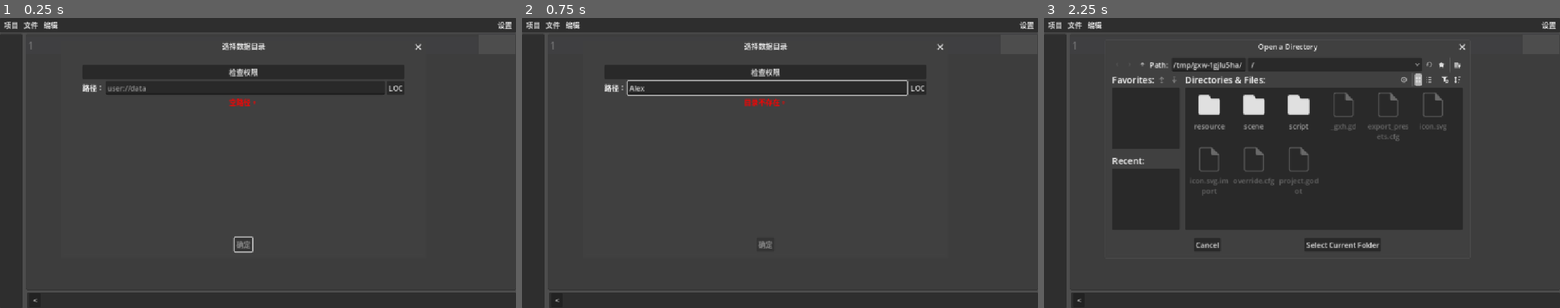
Above: before the commit, frames 1-3 (left to right).
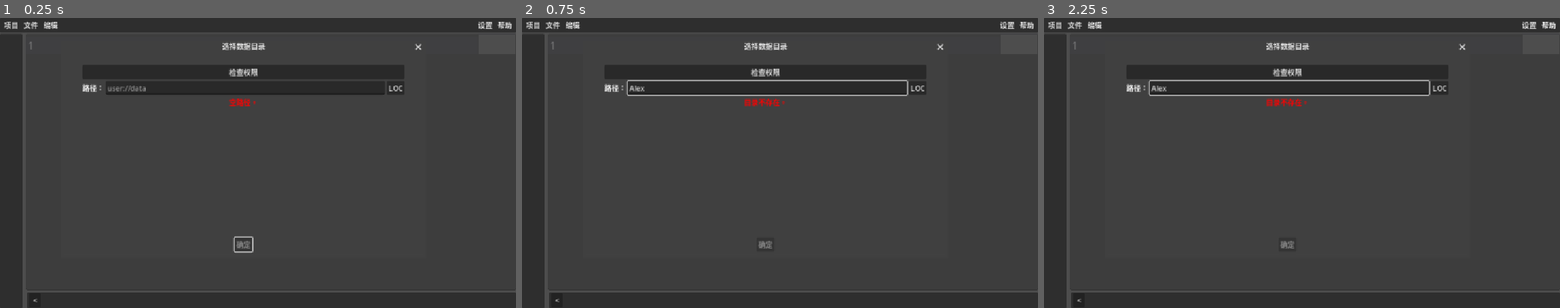
Above: after the commit, the same moments.

Repository: Paotons/MCfun
Game: Godot game, scene res://scene/Edit.tscn
Same seed, same stepped clock (60 frames per second), same inputs: the game is played once before the commit and once after it. This scene is started directly instead of the project's main scene.
Inputs (mouse positions are in pixels of both pictures, inside the frame that each line leads up to):
- Up to frame 1 (0.25 s): no input
- Up to frame 2 (0.75 s): click (769, 87) at 0.52 s; type "Alex" at 0.6 s
- Up to frame 3 (2.25 s): click "文件" at 1.25 s; click "LOC" (after the commit: "帮助") at 2 s

The runs differ from the first frame. In frame 1, 0.1% of the frame differs, in the area x 92-100%, y 1-4%; in frame 2, 0.1%; in frame 3, 3.6%, in the area x 13-100%, y 1-80%.
Error in both runs: Invalid call. Nonexistent function 'get_project_config' in base 'Nil'. (res://scene/Edit.tscn::GDScript_r0du0:50)

Commit message:
Added helper window

Diff:
--- a/project.godot
+++ b/project.godot
@@ -12,7 +12,7 @@
 
 config/name="MCfun"
 config/description="MCfun 是一个为 Minecraft 玩家设计的智能指令编辑工具。它不仅是一个编辑器，更是一个完整的语法解析引擎——能够理解 Minecraft 指令的语法结构，实时提供补全建议，并高亮显示每条指令的各个部分。"
-config/version="0.7.3-beta.0"
+config/version="0.8.0-alpha.0"
 run/main_scene="uid://cbhgotylj3fjg"
 config/features=PackedStringArray("4.6", "Mobile")
 config/icon="uid://sv55didabwke"
--- /dev/null
+++ b/resource/helper/for/config.cfg
@@ -0,0 +1,2 @@
+[title]
+title="全局"
--- /dev/null
+++ b/resource/helper/for/mcfun/config.cfg
@@ -0,0 +1,2 @@
+[title]
+title="MCfun"
--- /dev/null
+++ b/resource/helper/start/config.cfg
@@ -0,0 +1,2 @@
+[title]
+title="入门"
--- /dev/null
+++ b/resource/helper/start/first/config.cfg
@@ -0,0 +1,2 @@
+[title]
+title="创建第一个项目"
--- a/scene/Edit.tscn
+++ b/scene/Edit.tscn
@@ -4,6 +4,7 @@
 [ext_resource type="Script" uid="uid://c56tb0y6fuj01" path="res://scene/file_list_container.gd" id="1_w0n44"]
 [ext_resource type="PackedScene" uid="uid://daio2odmv7kgw" path="res://scene/edit_window/setting.tscn" id="5_pdkdi"]
 [ext_resource type="PackedScene" uid="uid://qyqgjfqhms20" path="res://scene/project_window/setting.tscn" id="6_w0n44"]
+[ext_resource type="PackedScene" uid="uid://bdehv7qu4feyt" path="res://scene/helper/window.tscn" id="7_vsmy6"]
 [ext_resource type="PackedScene" uid="uid://b1mh5o58v8e5g" path="res://scene/file_window/file_system.tscn" id="8_qyh5x"]
 [ext_resource type="PackedScene" uid="uid://diyi5chw3itl4" path="res://scene/project_window/export_setting.tscn" id="9_kijkp"]
 
@@ -643,6 +644,11 @@
 flat = true
 script = SubResource("GDScript_yiwpq")
 window = NodePath("../../../../../EditSetting")
+
+[node name="Helper" type="Button" parent="Base/MarginContainer/MarginContainer/HBoxContainer" unique_id=1150918165]
+layout_mode = 2
+text = "帮助"
+flat = true
 
 [node name="HSplitContainer" type="HSplitContainer" parent="Base" unique_id=2146239094]
 layout_mode = 2
@@ -700,28 +706,6 @@
 script = SubResource("GDScript_r0du0")
 _error_hint_label = NodePath("../MarginContainer2/HBoxContainer/error_hint")
 grammar_directory = "res://resource/grammar/default"
-double_input_char_map = null
-double_input_disabled = null
-double_input_interval_time = null
-max_code_expleation = null
-spaceitem_expleation_included_space = null
-color_default = null
-color_key_word = null
-color_number = null
-color_member = null
-color_point_path_mumber = null
-color_option = null
-color_error_option = null
-color_bool = null
-color_selector = null
-color_space = null
-color_stringname = null
-color_string = null
-color_special = null
-color_coord_x = null
-color_coord_y = null
-color_coord_z = null
-color_coord_w = null
 _test_data = "\"   @e [type=hh:gg]\""
 metadata/_custom_type_script = "uid://qbixiwedac0a"
 
@@ -805,6 +789,9 @@
 
 [node name="FileSystem" parent="." unique_id=816334499 instance=ExtResource("8_qyh5x")]
 visible = false
+wrap_controls = true
+transient = true
+exclusive = true
 
 [node name="FileSaveOptionWindow" type="AcceptDialog" parent="." unique_id=956868818]
 oversampling_override = 1.0
@@ -818,7 +805,11 @@
 [node name="ProjectExportSetting" parent="." unique_id=1489223026 instance=ExtResource("9_kijkp")]
 visible = false
 
+[node name="HelperWindow" parent="." unique_id=1477635680 instance=ExtResource("7_vsmy6")]
+visible = false
+
 [connection signal="project_initial_finished" from="." to="Base/HSplitContainer/VBoxContainer2/CodeEdit" method="_on_edit_project_initial_finished"]
+[connection signal="pressed" from="Base/MarginContainer/MarginContainer/HBoxContainer/Helper" to="HelperWindow" method="popup_centered_clamped"]
 [connection signal="closed" from="Base/HSplitContainer/FileList/MarginContainer/FileListContainer" to="Base/HSplitContainer/VBoxContainer2/CodeEdit" method="_on_file_list_container_closed"]
 [connection signal="saved" from="Base/HSplitContainer/FileList/MarginContainer/FileListContainer" to="Base/HSplitContainer/VBoxContainer2/CodeEdit" method="_on_file_list_container_saved"]
 [connection signal="selected_changed" from="Base/HSplitContainer/FileList/MarginContainer/FileListContainer" to="Base/HSplitContainer/VBoxContainer2/CodeEdit" method="_on_file_list_container_selected_changed"]
--- a/scene/Project.tscn
+++ b/scene/Project.tscn
@@ -5,6 +5,21 @@
 [ext_resource type="PackedScene" uid="uid://q873r67430sn" path="res://scene/project_window/load.tscn" id="3_7wlok"]
 [ext_resource type="PackedScene" uid="uid://daio2odmv7kgw" path="res://scene/edit_window/setting.tscn" id="4_5kpg8"]
 [ext_resource type="PackedScene" uid="uid://cxl3ruqkak64o" path="res://scene/file_window/mcfunction_coper.tscn" id="5_jsxg6"]
+[ext_resource type="PackedScene" uid="uid://bdehv7qu4feyt" path="res://scene/helper/window.tscn" id="6_ivmrw"]
+
+[sub_resource type="GDScript" id="GDScript_ivmrw"]
+script/source = "extends Button
+
+func _ready() -> void:
+	if ProjectManager.get_project_count() != 0:
+		return
+
+	if not FileSystem.is_initialed():
+		await FileSystem.initial_finished
+	await get_tree().process_frame
+	await get_tree().process_frame # 等待界面布局
+	pressed.emit()
+"
 
 [sub_resource type="GDScript" id="GDScript_t4e8x"]
 script/source = "extends VBoxContainer
@@ -173,6 +188,11 @@
 layout_mode = 2
 text = "复制"
 
+[node name="Helper" type="Button" parent="VBoxContainer/MarginContainer2/MarginContainer/HBoxContainer" unique_id=1040555496]
+layout_mode = 2
+text = "帮助"
+script = SubResource("GDScript_ivmrw")
+
 [node name="MarginContainer3" type="MarginContainer" parent="VBoxContainer" unique_id=1372849124]
 layout_mode = 2
 size_flags_vertical = 3
@@ -231,6 +251,9 @@
 visible = false
 
 [node name="MCFunctionCoperWindow" parent="." unique_id=969437798 instance=ExtResource("5_jsxg6")]
+visible = false
+
+[node name="HelperWindow" parent="." unique_id=1477635680 instance=ExtResource("6_ivmrw")]
 visible = false
 
 [connection signal="pressed" from="VBoxContainer/MarginContainer/HBoxContainer/Button" to="AboutMe" method="popup_centered_clamped"]
@@ -238,6 +261,7 @@
 [connection signal="pressed" from="VBoxContainer/MarginContainer2/MarginContainer/HBoxContainer/Load" to="LoadProjectWindow" method="popup_centered_clamped"]
 [connection signal="pressed" from="VBoxContainer/MarginContainer2/MarginContainer/HBoxContainer/Setting" to="EditSetting" method="popup_centered_clamped"]
 [connection signal="pressed" from="VBoxContainer/MarginContainer2/MarginContainer/HBoxContainer/Coper" to="MCFunctionCoperWindow" method="popup_centered_clamped"]
+[connection signal="pressed" from="VBoxContainer/MarginContainer2/MarginContainer/HBoxContainer/Helper" to="HelperWindow" method="popup_centered_clamped"]
 [connection signal="project_pressed" from="VBoxContainer/MarginContainer3/HSplitContainer/MarginContainer/ProjectList" to="VBoxContainer/MarginContainer3/HSplitContainer/MarginContainer2/VBoxContainer/Edit" method="_on_project_list_project_pressed"]
 [connection signal="selected_project_changed" from="VBoxContainer/MarginContainer3/HSplitContainer/MarginContainer/ProjectList" to="VBoxContainer/MarginContainer3/HSplitContainer/MarginContainer2/VBoxContainer/Edit" method="_on_project_list_selected_project_changed"]
 [connection signal="selected_project_changed" from="VBoxContainer/MarginContainer3/HSplitContainer/MarginContainer/ProjectList" to="VBoxContainer/MarginContainer3/HSplitContainer/MarginContainer2/VBoxContainer/Remove" method="_on_project_list_selected_project_changed"]
--- a/scene/edit_window/setting.tscn
+++ b/scene/edit_window/setting.tscn
@@ -229,6 +229,7 @@
 title = "设置"
 position = Vector2i(0, 36)
 size = Vector2i(1152, 648)
+wrap_controls = true
 transient = true
 exclusive = true
 script = ExtResource("1_h0p1a")
--- a/scene/file_tree.gd
+++ b/scene/file_tree.gd
@@ -3,9 +3,9 @@
 ## 文件树。
 
 ## 根节点路径。
-var root_path : String
+@export_dir() var root_path : String
 ## 根节点名称。
-var root_name : String
+@export var root_name : String
 
 ## 更新树。
 func update_tree_item() -> void:
--- a/scene/file_window/mcfunction_coper.tscn
+++ b/scene/file_window/mcfunction_coper.tscn
@@ -32,6 +32,8 @@
 title = "复制函数"
 position = Vector2i(0, 36)
 size = Vector2i(1152, 648)
+transient = true
+exclusive = true
 script = ExtResource("1_60atu")
 
 [node name="Panel" type="Panel" parent="." unique_id=120441995]
--- /dev/null
+++ b/scene/helper/rich_text_label.gd
@@ -0,0 +1,41 @@
+@tool
+class_name HelperRichTextLabel
+extends RichTextLabel
+
+enum MetaType {
+	## 普通。
+	NORMAL,
+	## 跳转到文件，[get_meta_value] 含有 [code]file[/code]。
+	GOTO_FILE,
+}
+
+const _GOTO_FILE_COLOR := Color("788bac")
+
+var _title_color : String
+
+func _ready() -> void:
+	_title_color = "[left][font_size=24][color=#1562a3]"
+	set_helper_text(text)
+
+static var _goto_file_regex := RegEx.create_from_string(r"\[file (?<file>[\p{L}\p{Pc}:./]+)\]")
+func set_helper_text(value : String) -> void:
+	value = value.replace("[title]", _title_color).replace("[/title]", "[/color][/font_size][/left]").\
+		replace("[code]", "[color=#fd4f00]").replace("[/code]", "[/color]")
+	var offset := 0
+	while true:
+		var result := _goto_file_regex.search(value, offset)
+		if result == null:
+			break
+		var file := result.get_string("file")
+		value = value.substr(0, result.get_start()) + "[url=**goto file-" + file + "**][color=#788bac]" + file + "[/color][/url]" + value.substr(result.get_end())
+		offset = result.get_start() + file.length() + 41 # 字符串增长 41
+	set_text(value)
+
+## 返回 [code]url[/code]引起的值。[br]
+## 一定含有 [code]type,text[/code]。
+func get_meta_value(meta : String) -> Dictionary:
+	var l := meta.length()
+	if not (meta.begins_with("**") and meta.ends_with("**") and l > 4):
+		return {"type" : MetaType.NORMAL, "text" : meta}
+	return {"type" : MetaType.GOTO_FILE, "text" : meta.substr(12, l - 14), "file" : meta.substr(12, l - 14) } if meta.begins_with("**goto file-") else \
+		{"type" : MetaType.NORMAL, "text" : meta}
--- /dev/null
+++ b/scene/helper/window.gd
@@ -0,0 +1,3 @@
+class_name HelperWindow
+extends AcceptDialog
+## 显示帮助的窗口。
--- /dev/null
+++ b/scene/helper/window.tscn
@@ -0,0 +1,157 @@
+[gd_scene format=3 uid="uid://bdehv7qu4feyt"]
+
+[ext_resource type="Script" uid="uid://d25eanpg2d10t" path="res://scene/helper/window.gd" id="1_ri6ce"]
+
+[sub_resource type="GDScript" id="GDScript_tnxvb"]
+script/source = "extends Tree
+## 显示帮助的树。
+
+## 目录被选中。
+signal directory_selectrd(directory : String)
+
+## 根节点路径。
+@export_dir var root_path : String
+
+# 树。
+var _tree_items : Array[TreeItem]
+# 树的目录。
+var _tree_directories : PackedStringArray
+
+func _ready() -> void:
+	updata_tree_item()
+
+func updata_tree_item() -> void:
+	clear()
+	_tree_items.clear()
+	_tree_directories.clear()
+
+	var queue_directories : Array[DirAccess]
+	var queue_tree : Array[TreeItem]
+
+	var root := create_item()
+	root.set_text(0, \"root\")
+
+	for dir in DirAccess.get_directories_at(root_path):
+		queue_directories.append(DirAccess.open(root_path.path_join(dir)))
+	queue_tree.resize(queue_directories.size())
+	queue_tree.fill(root)
+
+	_tree_directories.append(root_path)
+	_tree_items.append(root)
+
+	while not queue_directories.is_empty():
+		var directory : DirAccess = queue_directories.pop_back()
+		var parent : TreeItem = queue_tree.pop_back()
+		var path := directory.get_current_dir()
+		var tree := parent.create_child()
+
+		_tree_items.append(tree)
+		_tree_directories.append(path)
+
+		if directory.file_exists(\"config.cfg\"):
+			var cfg := ConfigFile.new()
+			cfg.load(path.path_join(\"config.cfg\"))
+			_config_tree_item(tree, cfg)
+		else:
+			tree.set_text(0, path.get_file())
+
+		for dir in directory.get_directories():
+			queue_directories.append(DirAccess.open(path.path_join(dir)))
+			queue_tree.append(tree)
+func _config_tree_item(item : TreeItem, cfg : ConfigFile) -> void:
+	item.set_text(0, cfg.get_value(\"title\", \"title\", \"Unknow\"))
+
+func _on_item_selected() -> void:
+	var tree := get_selected()
+	var index := _tree_items.find(tree)
+	directory_selectrd.emit(\"\" if index == -1 else _tree_directories[index])
+
+func _on_rich_text_label_goto_file(file: String) -> void:
+	if not DirAccess.dir_exists_absolute(root_path.path_join(file)):
+		return
+	var path := DirAccess.open(root_path.path_join(file)).get_current_dir()
+	var index := _tree_directories.find(path)
+	if index == -1:
+		return
+	_tree_items[index].select(0)
+"
+
+[sub_resource type="GDScript" id="GDScript_ri6ce"]
+script/source = "@tool
+extends HelperRichTextLabel
+
+## 跳转到文件。
+signal goto_file(file : String)
+
+func _on_tree_directory_selectrd(directory: String) -> void:
+	var path := directory.path_join(\"text.txt\")
+	if not FileAccess.file_exists(path):
+		set_text(\"\")
+		return
+	var txt := FileAccess.get_file_as_string(path)
+	set_helper_text(txt)
+
+func _on_meta_clicked(meta: Variant) -> void:
+	var value := get_meta_value(meta)
+	match value[\"type\"]:
+		MetaType.NORMAL:
+			return
+		MetaType.GOTO_FILE:
+			goto_file.emit(value[\"file\"])
+"
+
+[node name="HelperWindow" type="AcceptDialog" unique_id=1477635680]
+oversampling_override = 1.0
+title = "帮助"
+position = Vector2i(0, 36)
+size = Vector2i(1152, 648)
+visible = true
+ok_button_text = "关闭"
+script = ExtResource("1_ri6ce")
+
+[node name="HSplitContainer" type="HSplitContainer" parent="." unique_id=1102008164]
+offset_left = 8.0
+offset_top = 8.0
+offset_right = 1144.0
+offset_bottom = 599.0
+theme_override_constants/separation = 8
+
+[node name="Tree" type="Tree" parent="HSplitContainer" unique_id=1608331888]
+layout_mode = 2
+size_flags_horizontal = 3
+size_flags_stretch_ratio = 0.1
+hide_root = true
+script = SubResource("GDScript_tnxvb")
+root_path = "res://resource/helper"
+
+[node name="MarginContainer" type="MarginContainer" parent="HSplitContainer" unique_id=67141290]
+layout_mode = 2
+size_flags_horizontal = 3
+
+[node name="Panel" type="Panel" parent="HSplitContainer/MarginContainer" unique_id=1405431488]
+layout_mode = 2
+
+[node name="MarginContainer" type="MarginContainer" parent="HSplitContainer/MarginContainer" unique_id=1068051456]
+layout_mode = 2
+theme_override_constants/margin_left = 10
+theme_override_constants/margin_top = 2
+theme_override_constants/margin_right = 10
+theme_override_constants/margin_bottom = 2
+
+[node name="ScrollContainer" type="ScrollContainer" parent="HSplitContainer/MarginContainer/MarginContainer" unique_id=1392663009]
+layout_mode = 2
+
+[node name="RichTextLabel" type="RichTextLabel" parent="HSplitContainer/MarginContainer/MarginContainer/ScrollContainer" unique_id=954747177]
+layout_mode = 2
+size_flags_horizontal = 3
+size_flags_vertical = 3
+focus_mode = 2
+bbcode_enabled = true
+selection_enabled = true
+script = SubResource("GDScript_ri6ce")
+
+[connection signal="confirmed" from="." to="." method="hide"]
+[connection signal="directory_selectrd" from="HSplitContainer/Tree" to="HSplitContainer/MarginContainer/MarginContainer/ScrollContainer/RichTextLabel" method="_on_tree_directory_selectrd"]
+[connection signal="item_selected" from="HSplitContainer/Tree" to="HSplitContainer/Tree" method="_on_item_selected"]
+[connection signal="goto_file" from="HSplitContainer/MarginContainer/MarginContainer/ScrollContainer/RichTextLabel" to="HSplitContainer/Tree" method="_on_rich_text_label_goto_file"]
+[connection signal="meta_clicked" from="HSplitContainer/MarginContainer/MarginContainer/ScrollContainer/RichTextLabel" to="HSplitContainer/MarginContainer/MarginContainer/ScrollContainer/RichTextLabel" method="_on_meta_clicked"]
--- a/scene/project_window/create.tscn
+++ b/scene/project_window/create.tscn
@@ -96,6 +96,9 @@
 title = "创建项目"
 position = Vector2i(0, 36)
 size = Vector2i(1152, 648)
+wrap_controls = true
+transient = true
+exclusive = true
 
 [node name="Panel" type="Panel" parent="." unique_id=1994488812]
 anchors_preset = 15
--- a/scene/project_window/load.tscn
+++ b/scene/project_window/load.tscn
@@ -104,6 +104,9 @@
 title = "导入项目"
 position = Vector2i(0, 36)
 size = Vector2i(1152, 648)
+wrap_controls = true
+transient = true
+exclusive = true
 
 [node name="Panel" type="Panel" parent="." unique_id=754769394]
 anchors_preset = 15
--- a/scene/project_window/setting.tscn
+++ b/scene/project_window/setting.tscn
@@ -234,6 +234,9 @@
 title = "项目设置"
 position = Vector2i(0, 36)
 size = Vector2i(1152, 648)
+wrap_controls = true
+transient = true
+exclusive = true
 script = SubResource("GDScript_2rgxv")
 
 [node name="Panel" type="Panel" parent="." unique_id=1862995989]
@@ -396,7 +399,7 @@
 access = 2
 script = SubResource("GDScript_2f5xw")
 
-[connection signal="close_requested" from="." to="VBoxContainer/HSplitContainer/Tree" method="hide"]
+[connection signal="close_requested" from="." to="." method="hide"]
 [connection signal="editing_toggled" from="VBoxContainer/HSplitContainer/MarginContainer/MarginContainer/NormalConfig/ProjectName/LineEdit" to="VBoxContainer/HSplitContainer/MarginContainer/MarginContainer/NormalConfig/ProjectName/LineEdit" method="_on_editing_toggled"]
 [connection signal="editing_toggled" from="VBoxContainer/HSplitContainer/MarginContainer/MarginContainer/EditGrammer/HBoxContainer/GrammarPath" to="VBoxContainer/HSplitContainer/MarginContainer/MarginContainer/EditGrammer/HBoxContainer/GrammarPath" method="_on_editing_toggled"]
 [connection signal="pressed" from="VBoxContainer/HSplitContainer/MarginContainer/MarginContainer/EditGrammer/HBoxContainer/Button" to="GrammarPath" method="popup_file_dialog"]
--- a/script/Project/config.gd
+++ b/script/Project/config.gd
@@ -32,7 +32,7 @@
 	return _config.get_value(_SELECT_PROJECT, "version", [1, 0, 0])
 ## 获取最小游戏版本。
 func get_project_main_engine_version() -> PackedInt32Array:
-	return _config.get_value(_SELECT_PROJECT, "min_engine_varsion", [1, 2, 0])
+	return _config.get_value(_SELECT_PROJECT, "min_engine_varsion", [1, 20, 0])
 ## 获取项目描述。
 func get_project_description() -> String:
 	return _config.get_value(_SELECT_PROJECT, "description", "")
--- a/script/Test.gd
+++ b/script/Test.gd
@@ -3,7 +3,4 @@
 ## 用于测试的脚本。
 
 func _run() -> void:
-	var output := []
-	OS.execute("cd script", [])
-	OS.execute("ls", [], output)
-	print(output)
+	pass
Not shown, changed: export_presets.cfg
Not shown, added: resource/helper/for/mcfun/text.txt
Not shown, added: resource/helper/start/first/text.txt
Not shown, added: resource/helper/start/text.txt
Not shown, added: scene/helper/rich_text_label.gd.uid
Not shown, added: scene/helper/window.gd.uid
